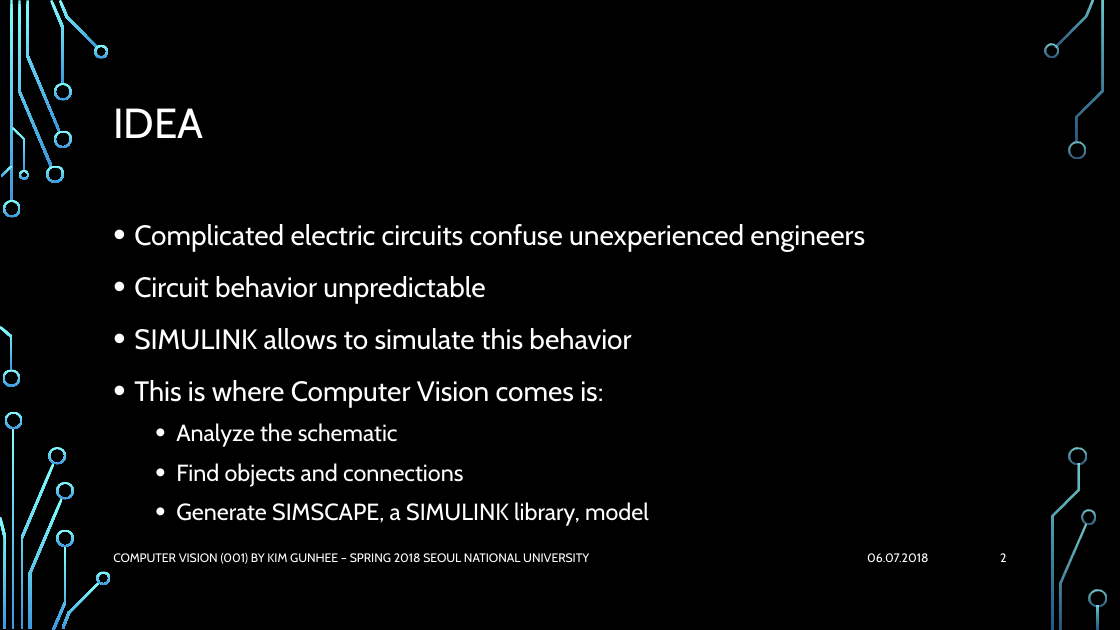
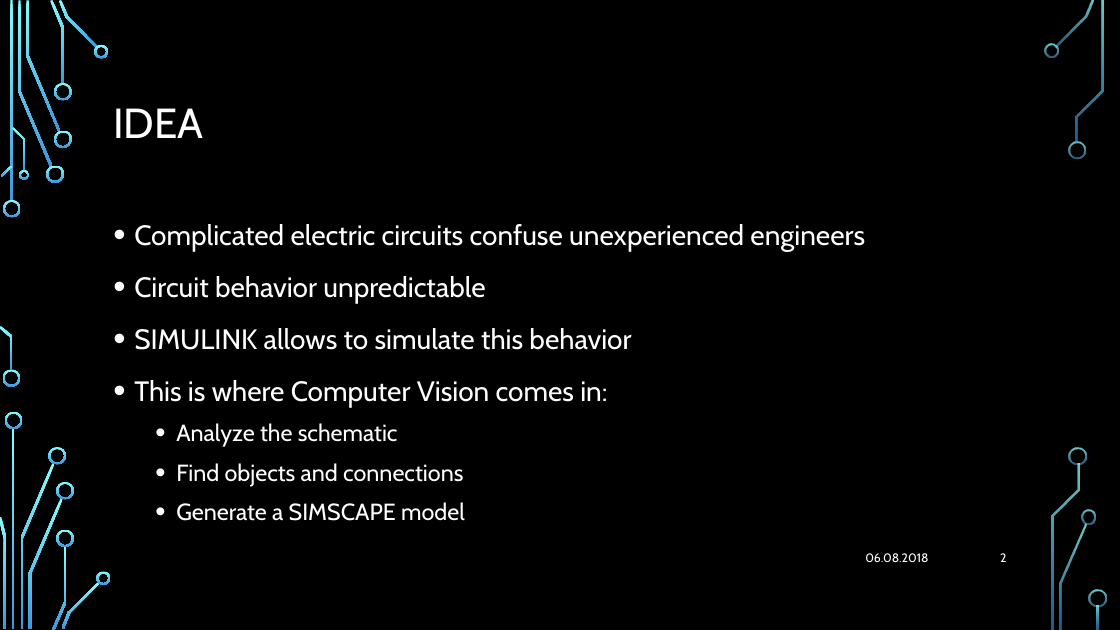
Before and after one commit to Flunzmas/CV_SNU_Group_Project, a slide deck: slide 2 of presentation/CV_Proj_Presentation_2.pptx. Drawn at 1120x630 pixels with LibreOffice and Linux fonts; fonts in the diff are those of the drawing; background and template pictures are left out. Boxes give left, top, right and bottom in pixels: in the first picture for what was removed or moved away, otherwise in the second. Text is boxed around its words. In the diff, an @@ line names an element or a change of style, - is before the commit and + after.

Commit message:
new

```diff
--- a/presentation/CV_Proj_Presentation_2.pptx
+++ b/presentation/CV_Proj_Presentation_2.pptx
@@ text at box(134, 380, 607, 408): text changed @@
-• This is where Computer Vision comes is:
+• This is where Computer Vision comes in:
@@ text at box(176, 502, 465, 521): text changed @@
-  • Generate SIMSCAPE, a SIMULINK library, model
+  • Generate a SIMSCAPE model
@@ text removed at box(113, 553, 589, 564) @@
-COMPUTER VISION (001) BY KIM GUNHEE – SPRING 2018 SEOUL NATIONAL UNIVERSITY
@@ text at box(865, 553, 928, 562): text changed @@
-06.07.2018
+06.08.2018
```
Also in this commit, not shown: 12 other slides changed.
